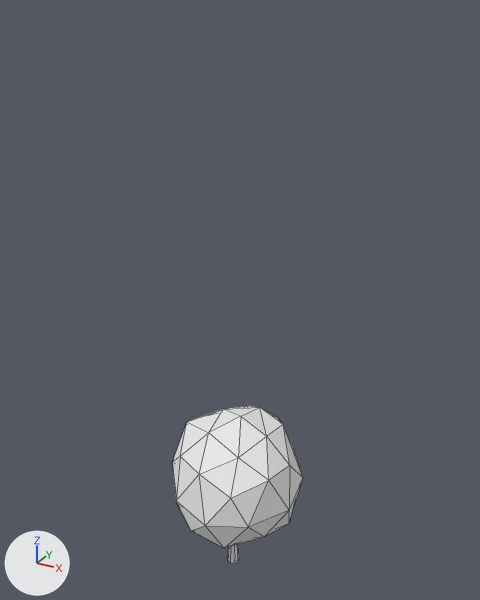
The OBJ model mesh/plant/tree-ash0.obj as it was, and as the next commit left it.
Rendered twice from a camera (50 mm lens) standing at (9.03, -15.94, 18.19) and looking at (-0.16, 0.76, 9.83). Every picture has the same lights, and +X, +Y and +Z are marked at lower left. Mesh edges are drawn as thin lines. Where no turn or scale is listed for an object, it has been applied to the vertices.

Before the edit, the objects in view are built like this:
```python
me_stalk_cube_001 = bpy.data.meshes.new('stalk_Cube.001')
me_stalk_cube_001.from_pydata(...)  # 52 vertices, 92 faces; spans x -2.38..2.43, y -2.39..2.63, z -0.15..5.99
me_stalk_cube_001.materials.append(mat_none)  # white #e7e7e7
ob_stalk_cube_001 = bpy.data.objects.new('stalk_Cube.001', me_stalk_cube_001)
ob_stalk_cube_001.location = (0.0, 0.0, 0.0)
```
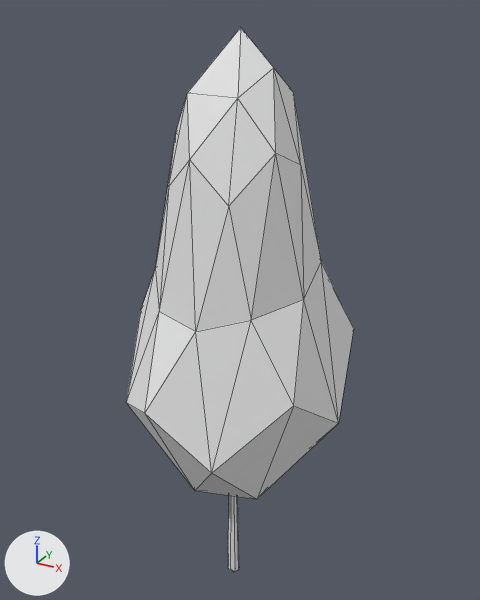
Where the change shows, as pixel boxes (x1, y1, x2, y2) in the pictures (480 x 600 px; the box of a moved part takes in the faces that stretch with it):
'stalk_Cube.001', reshaped (73% wider, 245% taller)
    before: (172, 406, 303, 563)
    after: (126, 28, 354, 572)
part 1 of me_stalk_cube_001, moved or reshaped
    before: (228, 544, 239, 563)
    after: (228, 495, 239, 572)
part 2 of me_stalk_cube_001, moved or reshaped
    before: (172, 406, 303, 548)
    after: (126, 28, 354, 499)

What the commit changed:
me_stalk_cube_001 is used by ob_stalk_cube_001; location (0.0, 0.0, 0.0).
me_stalk_cube_001 had 52 vertices, 92 faces and spanned x -2.38..2.43, y -2.39..2.63, z -0.15..5.99.
me_stalk_cube_001 now has 52 vertices, 92 faces and spans x -3.79..3.61, y -3.55..3.84, z -0.7..17.73.
me_stalk_cube_001 part 1: the loose piece of 10 vertices spanning x -0.2..0.2, y -0.2..0.2, z -0.15..4.31 is scaled about its middle by (1, 1, 3), then moved by (0.0, 0.0, 3.92).
me_stalk_cube_001 part 2: 42 of 52 vertices moved; they spanned x -2.38..2.43, y -2.39..2.63, z 1.91..5.99 and now span x -3.79..3.61, y -3.55..3.84, z 2.92..17.73; mean shift (0.0, -0.01, 7.06); largest move (0.18, 0.19, 5.99) -> (0.18, 0.19, 17.73).
